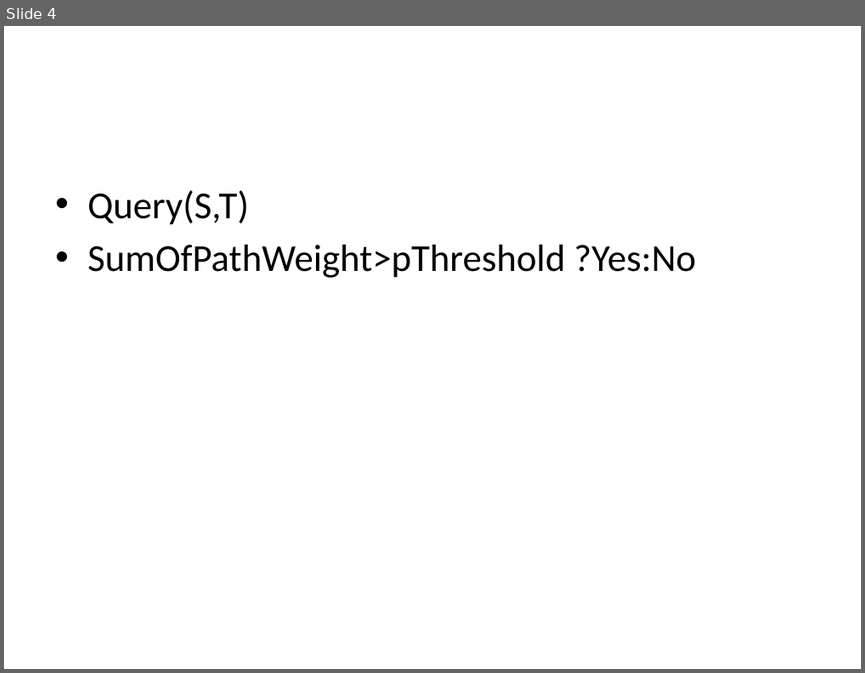
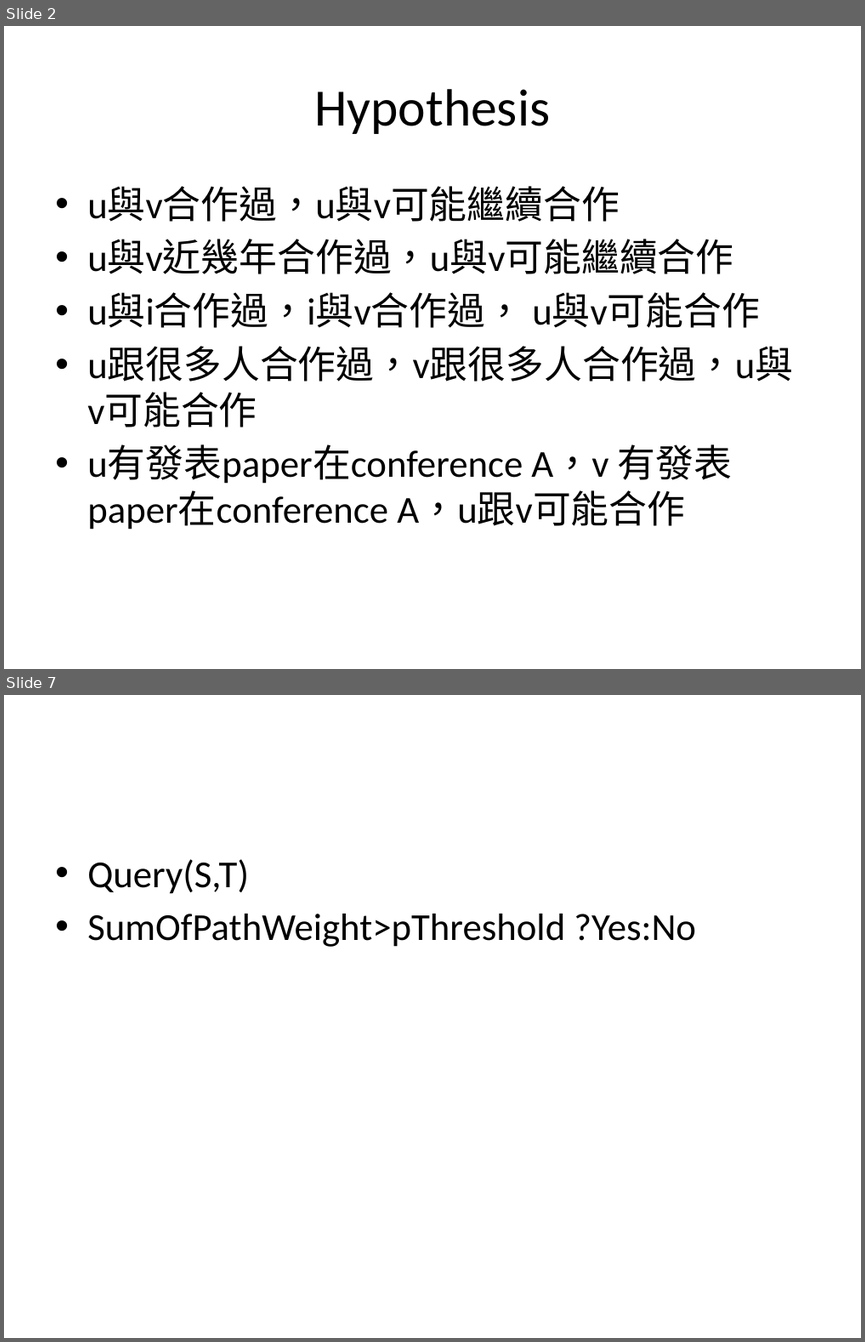
Before and after one commit to yftung7/2014_DM_Project, a slide deck: Project/Readme_v2.pptx. Shown one above the other, each under a label of ours: slide 4 before the commit, slides 2 and 7 after it; the slides between them are not shown. The pictures are 865x673 and 865x1342 pixels, drawn with LibreOffice and Linux fonts; fonts in the diff are those of the drawing. Boxes give left, top, right and bottom in pixels: in the first picture for what was removed or moved away, otherwise in the second. Text is boxed around its words. In the diff, an @@ line names an element or a change of style, - is before the commit and + after.

```diff
--- a/Project/Readme_v2.pptx
+++ b/Project/Readme_v2.pptx
@@ slide 2 added at (4,26,861,669), background #FFFFFF @@
@@ title added at (314,89,550,134), 44 pt, text #000000 @@
+Hypothesis
@@ text added at (87,187,793,529), 32 pt, text #000000 @@
+• u與v合作過，u與v可能繼續合作
+• u與v近幾年合作過，u與v可能繼續合作
+• u與i合作過，i與v合作過， u與v可能合作
+• u跟很多人合作過，v跟很多人合作過，u與v可能合作
+• u有發表paper在conference A，v 有發表paper在conference A，u跟v可能合作
@@ what was slide 4 is now slide 7 @@
```
Also in this commit, not shown: 3 slides changed, 2 other slides added.
